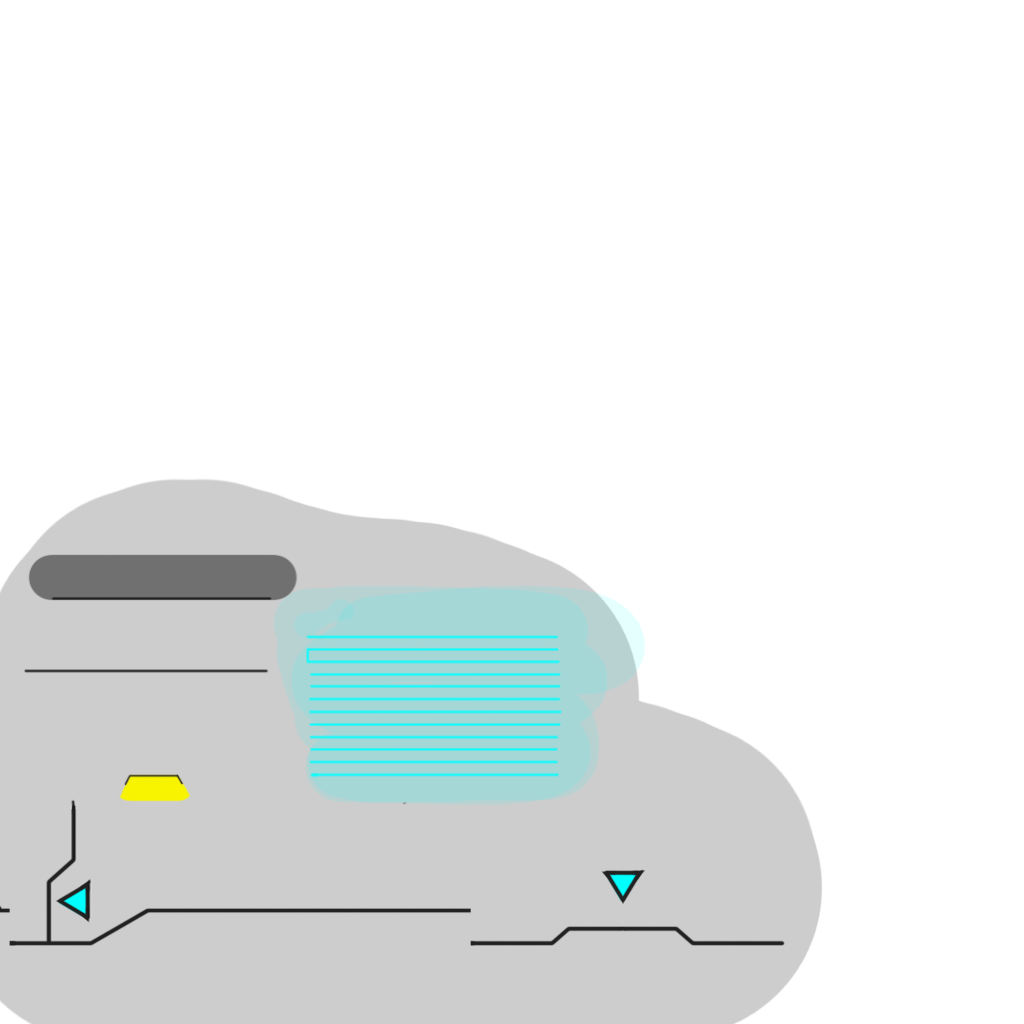
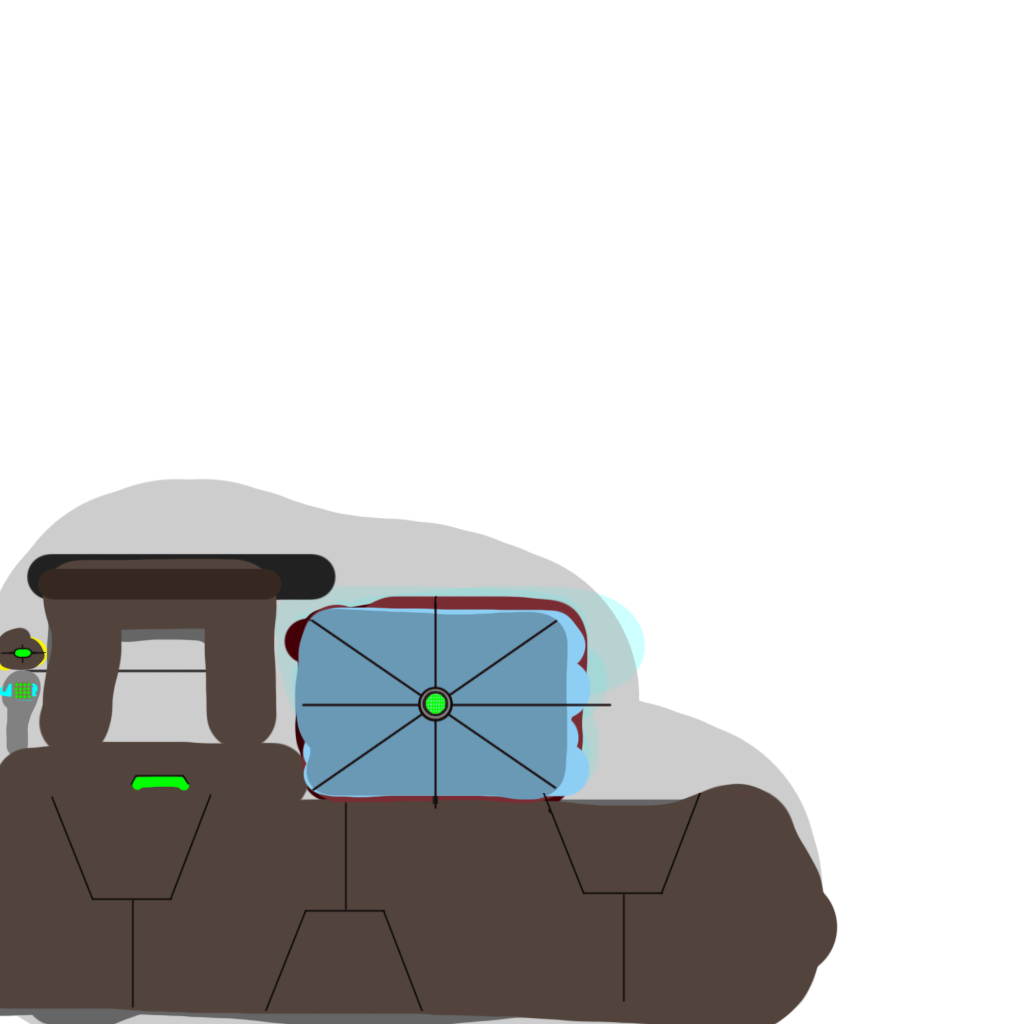
Layers edited between the first and the second 1024 × 1024 image:
added group "Texture_V3" with 5 layers above "Texture_V2" over [0, 478, 838, 1024]
added layer "Layer 11" in group "Texture_V3" over [264, 801, 493, 1011]
added layer "Layer 12" in group "Texture_V3" over [542, 793, 771, 1003]
added layer "Layer 10" (1st of 2, in "Texture_V3") in group "Texture_V3" over [50, 595, 613, 1009]
added layer "Layer 9" (1st of 2, in "Texture_V3") in group "Texture_V3" over [0, 553, 838, 1024]
added layer "Layer 8" (1st of 3, in "Texture_V3") in group "Texture_V3" over [0, 478, 823, 1024]
added group "Texture_V1" with 5 layers over [0, 478, 823, 1024]
added layer "Layer 8" (3rd of 3, in "Texture_V1") in group "Texture_V1" over [0, 639, 44, 702]
added layer "Layer 7" in group "Texture_V1" over [0, 634, 49, 758]
moved "Layer 4" into group "Texture_V1" over [9, 554, 471, 1002]
moved "Layer 3" into group "Texture_V1" over [0, 478, 823, 1024]
